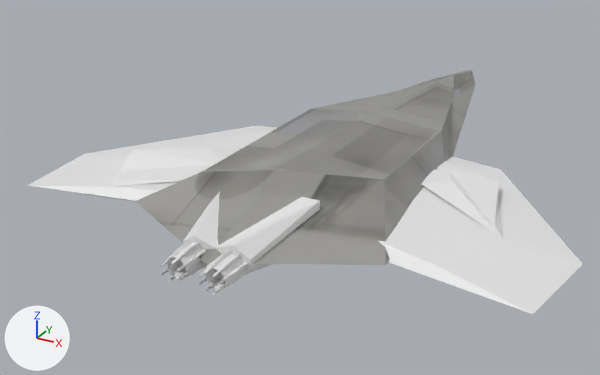
A saved change to the COLLADA model lib/client/ship/frigate/frigate.dae.
Both versions are drawn from a 50 mm camera at (4.67, -9.91, 4.44) aimed at (-0.81, 0.06, -0.55). Every picture has the same lights, and +X, +Y and +Z are marked at lower left. Where no turn or scale is listed for an object, it has been applied to the vertices. Vertices at the same position are counted once.

In view in the first picture: 'Body', 'Engine', 'Engine_port', 'Engine_starboard', 'Wing', 'discombobulated_mesh', 'discombobulated_mesh_001'.
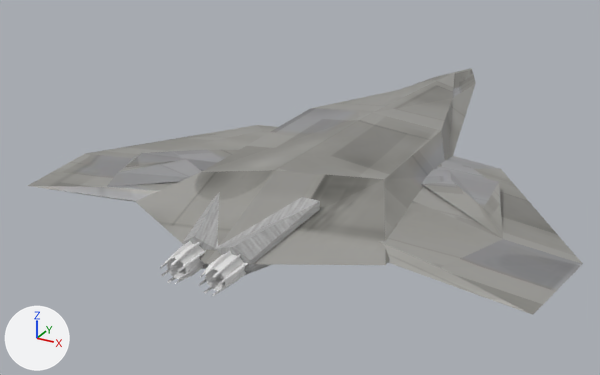
The newer file is also turned or shifted as a whole; pictures and numbers use the older file's frame.

What differs and where, as boxes [x1, y1, x2, y2] in the pictures (600 x 375 px; the box of a moved part takes in the faces that stretch with it):
'Wing', recoloured, reshaped (white to grey)
    before: [27, 126, 583, 314]
    after: [28, 125, 583, 315]
'Engine', surface changed, reshaped (white to grey)
    before: [183, 191, 320, 275]
    after: [183, 192, 320, 275]
'Engine_starboard', reshaped
    before: [205, 254, 245, 290]
    after: [205, 254, 245, 291]
part 1 of me_cube_001, moved or reshaped
    before: [423, 171, 503, 239]
    after: [422, 171, 503, 239]
part 2 of me_cube_001, moved or reshaped
    before: [106, 147, 239, 187]
    after: [107, 149, 238, 187]

Edits to the bpy script that builds the scene:
```text
Add img_brushed_metal_texture_jpg:
    img_brushed_metal_texture_jpg = load_image('brushed_metal_texture.jpg', 'brushed_metal_texture.jpg', 256, 256, 'sRGB')
Change mat_material:
    mat_material.texture: img_hull_jpg -> img_brushed_metal_texture_jpg
Add mat_hull:
    mat_hull = principled_material('Hull')
    mat_hull.texture = img_hull_jpg
    mat_hull.roughness = 0.44
Change me_cube:
    where me_cube.from_pydata(...)  # 26 vertices, 24 faces; spans x -1.7..1.7, y -1.37..7.67, z -0.39..0.66
    remove me_cube.materials.append(mat_material)  # picture img_hull_jpg
    add me_cube.materials.append(mat_hull)  # picture img_hull_jpg
Change me_cube_001:
    where me_cube_001.from_pydata(...)  # 97 vertices, 93 faces; spans x -3.53..3.54, y -1.45..2.57, z -0.17..0.26
    used by ob_wing; location = (0.0, -1.38, 0.06)
    me_cube_001 part 1: the 1 vertex in x 2.5, y 0.03, z 0.16 is moved by (-0.26, 0.4, -0.01)
    me_cube_001 part 2
    me_cube_001.vertices[74].co: (-2.5, -0.25, 0.26) -> (-2.28, -0.33, 0.28)  # pixel (133, 149) -> pixel (141, 152)
    me_cube_001.vertices[75].co: (-1.73, 0.38, 0.23) -> (-1.66, 0.29, 0.23)  # pixel (205, 147) -> pixel (206, 149)
    me_cube_001.vertices[79].co: (-2.31, -0.73, 0.13) -> (-2.29, -0.7, 0.19)  # pixel (122, 172) -> pixel (124, 167)
    me_cube_001.vertices[80].co: (-2.21, -0.98, 0.13) -> (-2.21, -0.93, 0.23)  # pixel (115, 180) -> pixel (117, 172)
    me_cube_001.vertices[81].co: (-1.58, -0.13, 0.16) -> (-1.57, -0.28, 0.31)  # pixel (193, 165) -> pixel (186, 159)
    add me_cube_001.materials.append(mat_hull)  # picture img_hull_jpg
Change me_cube_003:
    used by ob_engine; location = (0.0, -2.31, 0.1)
    remove me_cube_003.from_pydata(...)  # 14 vertices, 17 faces; spans x -0.648..0.648, y -1.032..0.2, z -0.262..0.326
    add me_cube_003.from_pydata(...)  # 14 vertices, 17 faces; spans x -0.648..0.648, y -1.033..0.201, z -0.265..0.323
    me_cube_003 part 3: the whole mesh is rebuilt
    add me_cube_003.materials.append(mat_material)  # picture img_brushed_metal_texture_jpg
Change me_cylinder_002:
    used by ob_engine_starboard; location = (0.25, -3.09, 0.08)
    remove me_cylinder_002.from_pydata(...)  # 160 vertices, 188 faces; spans x -0.126..0.126, y -0.614..0.614, z -0.131..0.131
    add me_cylinder_002.from_pydata(...)  # 160 vertices, 158 faces; spans x -0.126..0.125, y -0.614..0.002, z -0.141..0.118
    me_cylinder_002 part 4: 160 vertices removed from x -0.126..0.126, y -0.614..0.614, z -0.131..0.131; 160 vertices added at x -0.126..0.125, y -0.614..0.002, z -0.141..0.118
```
